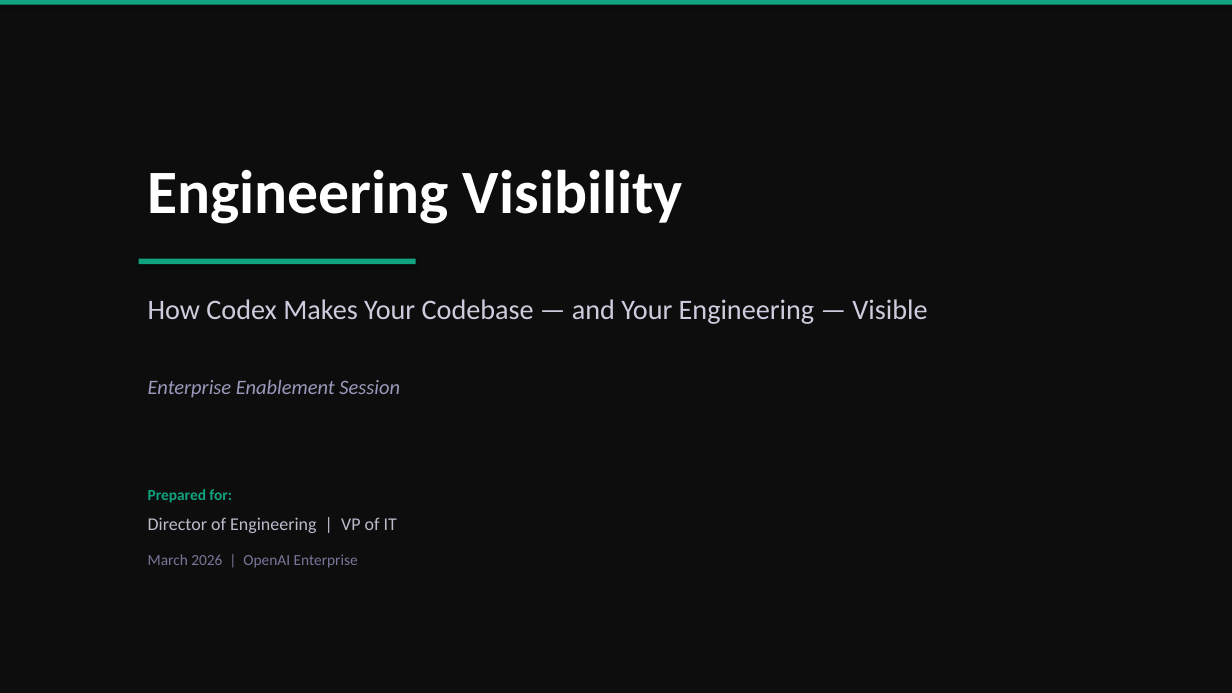
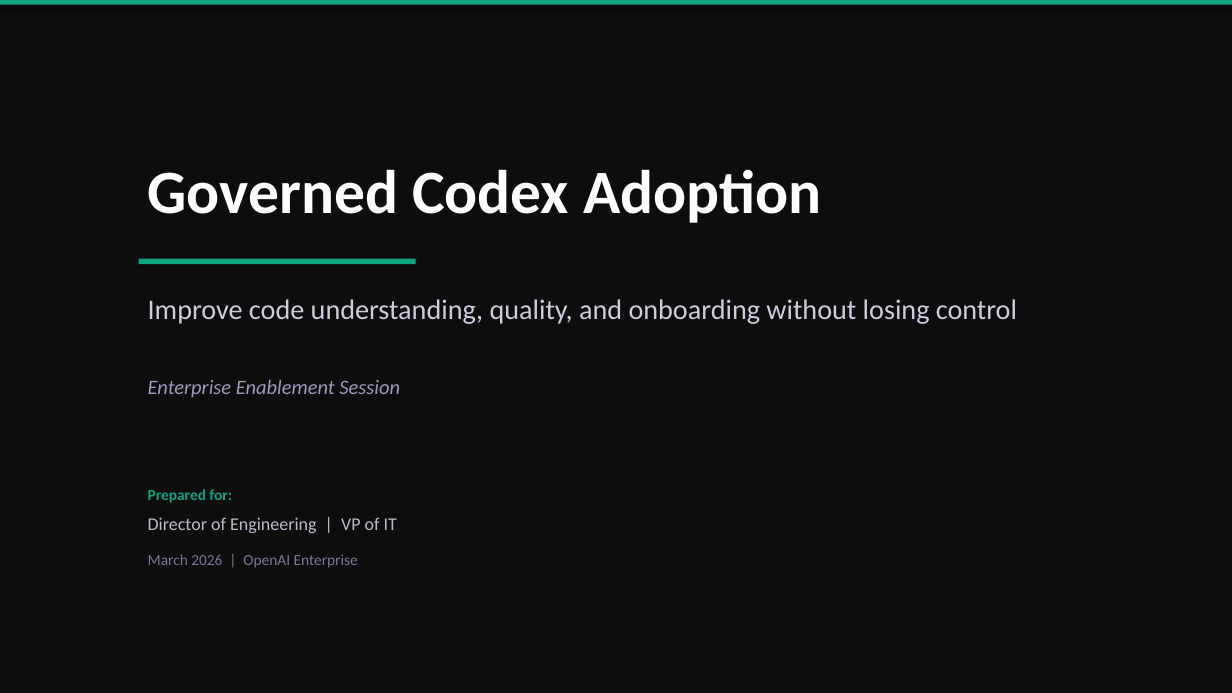
Before and after one commit to pretendhome/enablement, a slide deck: slide 1 of codex/codex_enablement_v2.pptx. Drawn at 1232x693 pixels with LibreOffice and Linux fonts; fonts in the diff are those of the drawing. Boxes give left, top, right and bottom in pixels: in the first picture for what was removed or moved away, otherwise in the second. Text is boxed around its words. In the diff, an @@ line names an element or a change of style, - is before the commit and + after.

```diff
--- a/codex/codex_enablement_v2.pptx
+++ b/codex/codex_enablement_v2.pptx
@@ text at bbox=[148, 169, 821, 223]: text changed @@
-Engineering Visibility
+Governed Codex Adoption
@@ text at bbox=[148, 299, 1017, 324]: text changed @@
-How Codex Makes Your Codebase — and Your Engineering — Visible
+Improve code understanding, quality, and onboarding without losing control
```
Also in this commit, not shown: 6 other slides changed, 5 other files.
